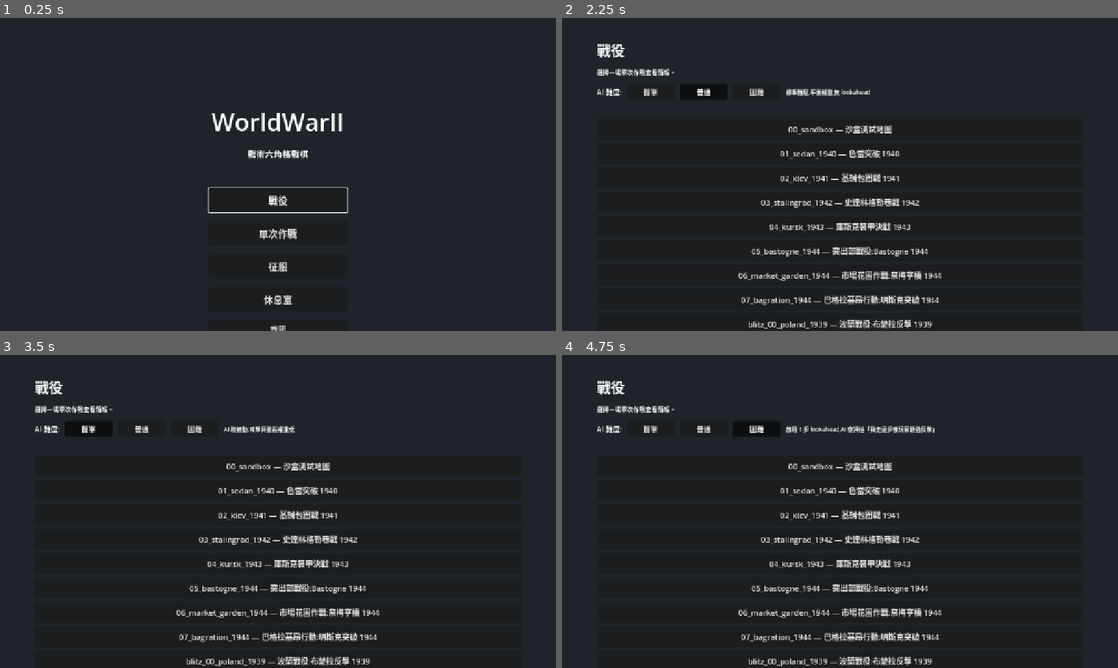
Above: before the commit, frames 1-4 (two rows, left to right).
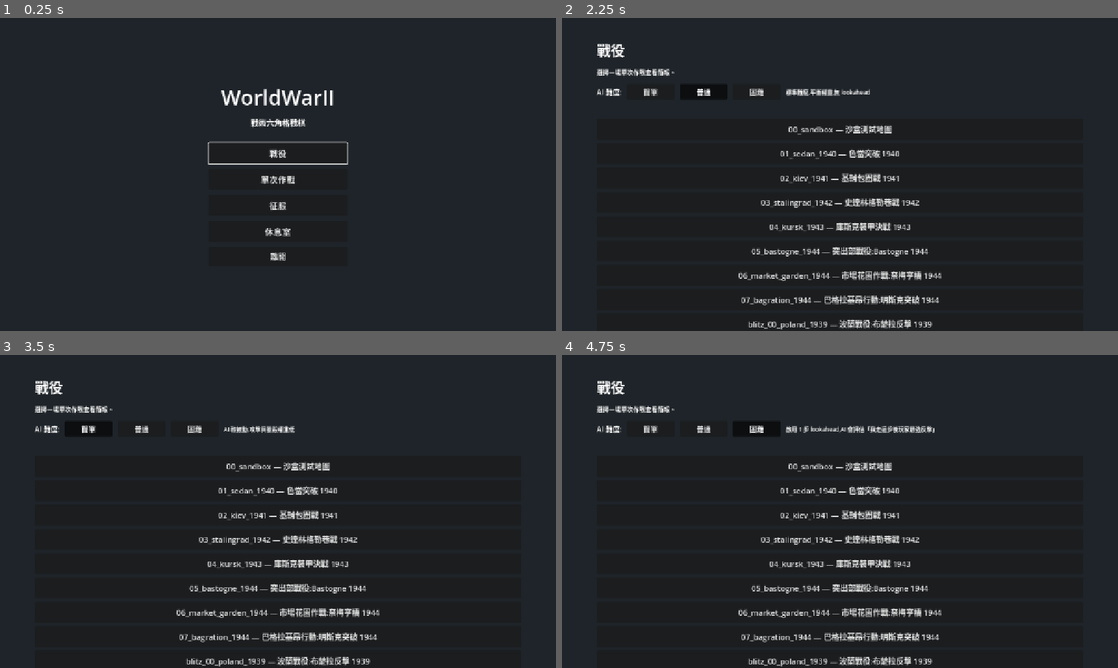
Above: after the commit, the same moments.

Repository: Fischer-Zhang/WorldWarII
Game: Godot game, scene res://scenes/main_menu.tscn
The game is run twice, just before and just after one commit, with the same random seed, the same clock (stepped at 60 frames per second) and the same inputs.
Inputs:
- Up to frame 1 (0.25 s): no input
- Up to frame 2 (2.25 s): click "戰役" at 0.5 s; click "返回主選單" at 1.25 s; click "單次作戰" at 2 s
- Up to frame 3 (3.5 s): click "簡單" at 2.75 s
- Up to frame 4 (4.75 s): click "普通" at 3.5 s; click "困難" at 4.25 s

The runs differ from the first frame. In frame 1, 2.8% of the frame differs, in the area x 37-63%, y 22-100%; in frame 2, less than 0.1%; in frame 3, less than 0.1%; in frame 4, less than 0.1%.

Commit message:
Fix main menu layout spacing

Diff:
--- a/scenes/main_menu.tscn
+++ b/scenes/main_menu.tscn
@@ -16,49 +16,47 @@
 color = Color(0.12, 0.14, 0.16, 1)
 
 [node name="VBox" type="VBoxContainer" parent="."]
-anchors_preset = 8
 anchor_left = 0.5
-anchor_top = 0.5
 anchor_right = 0.5
-anchor_bottom = 0.5
+anchor_bottom = 1.0
 offset_left = -160.0
-offset_top = -160.0
+offset_top = 72.0
 offset_right = 160.0
-offset_bottom = 160.0
-theme_override_constants/separation = 20
+offset_bottom = -72.0
+theme_override_constants/separation = 12
 alignment = 1
 
 [node name="Title" type="Label" parent="VBox"]
-theme_override_font_sizes/font_size = 56
+theme_override_font_sizes/font_size = 48
 text = "WorldWarII"
 horizontal_alignment = 1
 
 [node name="Subtitle" type="Label" parent="VBox"]
-theme_override_font_sizes/font_size = 20
+theme_override_font_sizes/font_size = 18
 text = "戰術六角格戰棋"
 horizontal_alignment = 1
 
 [node name="Spacer" type="Control" parent="VBox"]
-custom_minimum_size = Vector2(0, 24)
+custom_minimum_size = Vector2(0, 8)
 
 [node name="CampaignButton" type="Button" parent="VBox"]
-custom_minimum_size = Vector2(280, 56)
-theme_override_font_sizes/font_size = 22
+custom_minimum_size = Vector2(280, 48)
+theme_override_font_sizes/font_size = 20
 text = "戰役"
 
 [node name="SingleBattleButton" type="Button" parent="VBox"]
-custom_minimum_size = Vector2(280, 56)
-theme_override_font_sizes/font_size = 22
+custom_minimum_size = Vector2(280, 48)
+theme_override_font_sizes/font_size = 20
 text = "單次作戰"
 
 [node name="ConquestButton" type="Button" parent="VBox"]
-custom_minimum_size = Vector2(280, 56)
-theme_override_font_sizes/font_size = 22
+custom_minimum_size = Vector2(280, 48)
+theme_override_font_sizes/font_size = 20
 text = "征服"
 
 [node name="LoungeButton" type="Button" parent="VBox"]
-custom_minimum_size = Vector2(280, 56)
-theme_override_font_sizes/font_size = 22
+custom_minimum_size = Vector2(280, 48)
+theme_override_font_sizes/font_size = 20
 text = "休息室"
 
 [node name="QuitButton" type="Button" parent="VBox"]
